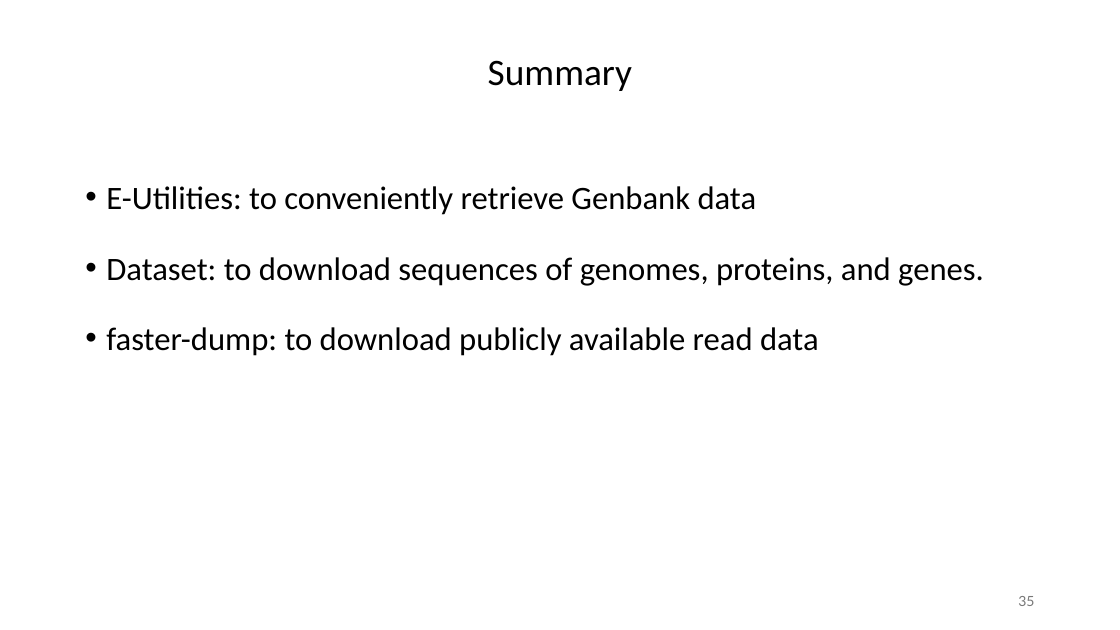
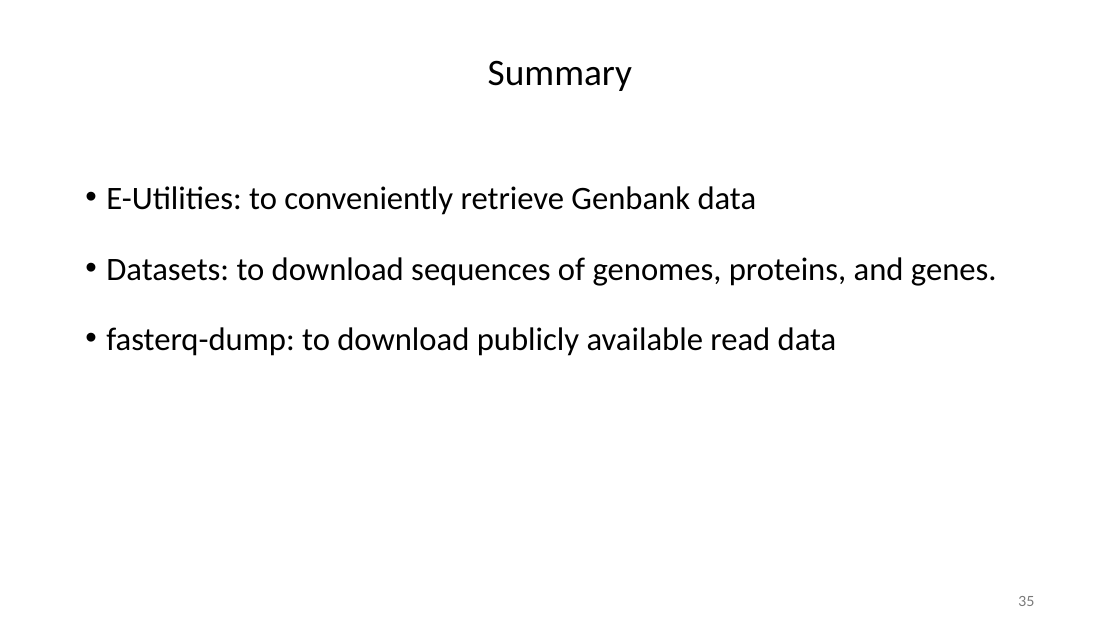
Before and after one commit to liu3zhenlab/teaching, a slide deck: slide 35 of PLPTH813Bioinformatis/2025/1_lecture/lecture08_NCBItools.pptx. Drawn at 1120x630 pixels with LibreOffice and Linux fonts; fonts in the diff are those of the drawing. Boxes give left, top, right and bottom in pixels: in the first picture for what was removed or moved away, otherwise in the second. Text is boxed around its words. In the diff, an @@ line names an element or a change of style, - is before the commit and + after.

```diff
--- a/PLPTH813Bioinformatis/2025/1_lecture/lecture08_NCBItools.pptx
+++ b/PLPTH813Bioinformatis/2025/1_lecture/lecture08_NCBItools.pptx
@@ text at bbox=[106, 257, 997, 356]: text changed @@
-• Dataset: to download sequences of genomes, proteins, and genes.
-• faster-dump: to download publicly available read data
+• Datasets: to download sequences of genomes, proteins, and genes.
+• fasterq-dump: to download publicly available read data
```
Also in this commit, not shown: 1 other slide changed, 2 other files.
